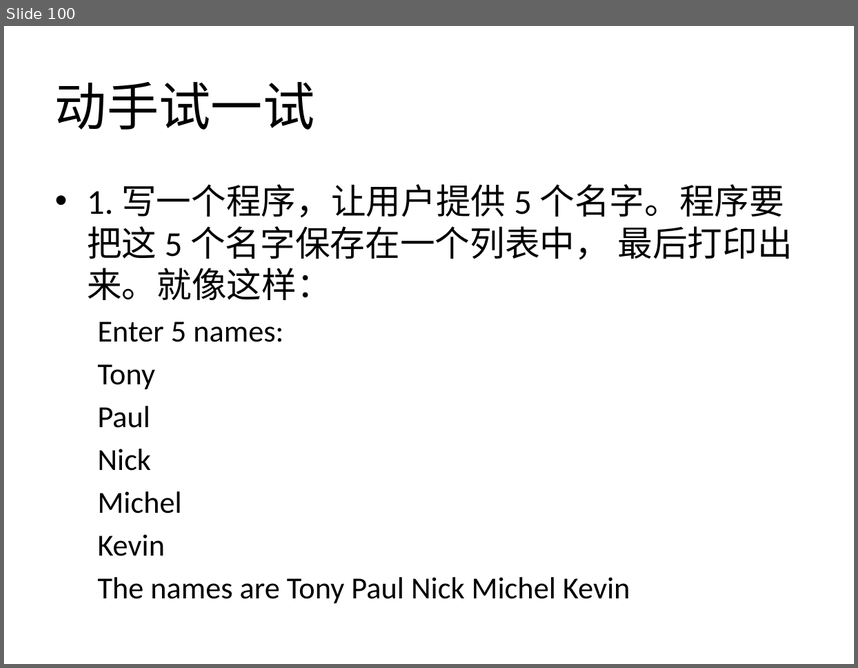
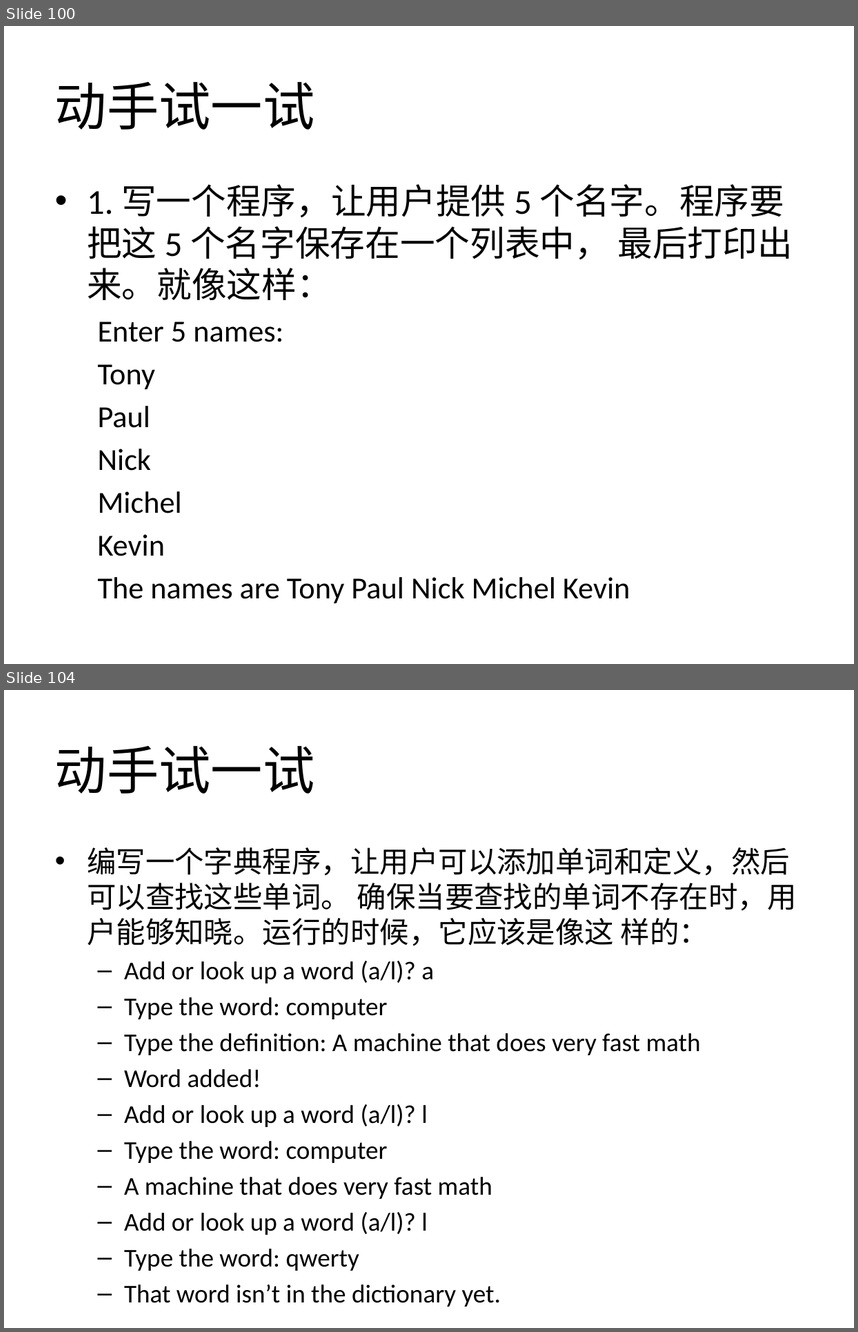
Before and after one commit to zhinan18/Python3, a slide deck: readme/Python3.pptx. Shown one above the other, each under a label of ours: slide 100 before the commit, slides 100 and 104 after it; the slides between them are not shown. The pictures are 858x668 and 858x1332 pixels, drawn with LibreOffice and Linux fonts; fonts in the diff are those of the drawing. Boxes give left, top, right and bottom in pixels: in the first picture for what was removed or moved away, otherwise in the second. Text is boxed around its words. In the diff, an @@ line names an element or a change of style, - is before the commit and + after.

```diff
--- a/readme/Python3.pptx
+++ b/readme/Python3.pptx
@@ slide 104 added at (4, 690, 854, 1328), background #FFFFFF @@
@@ title added at (55, 746, 314, 793), 44 pt, text #000000 @@
+动手试一试
@@ text added at (87, 847, 797, 1270), 21.7 pt, text #000000 @@
+• 编写一个字典程序，让用户可以添加单词和定义，然后可以查找这些单词。 确保当要查找的单词不存在时，用户能够知晓。运行的时候，它应该是像这 样的：
+  – Add or look up a word (a/l)? a
+  – Type the word: computer
+  – Type the definition: A machine that does very fast math
+  – Word added!
+  – Add or look up a word (a/l)? l
+  – Type the word: computer
+  – A machine that does very fast math
+  – Add or look up a word (a/l)? l
+  – Type the word: qwerty
+  – That word isn’t in the dictionary yet.
```
Also in this commit, not shown: 15 other slides added.
